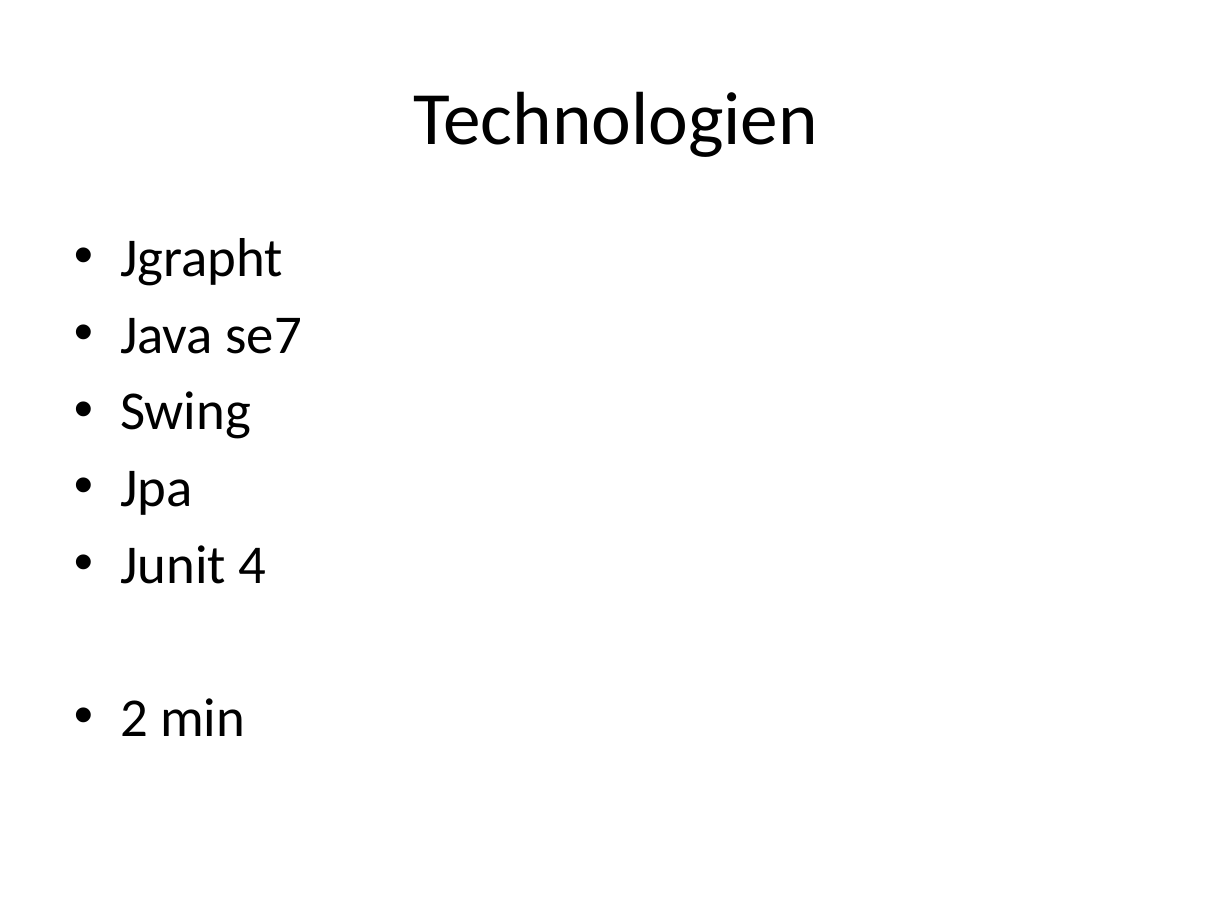
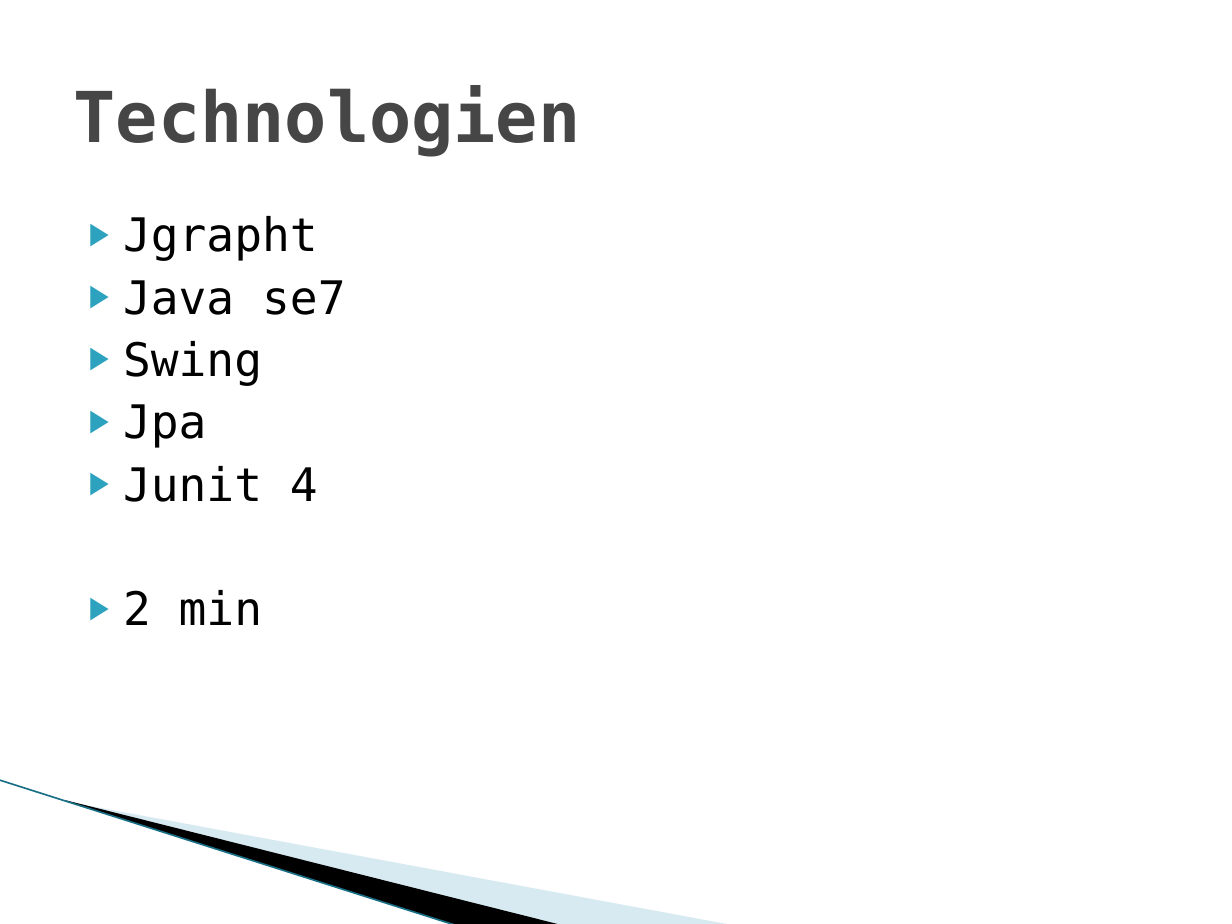
Before and after one commit to adrianbaertschi/TravelPlanner, a slide deck: slide 9 of doc/Travelplaner.pptx (slide 8 before the commit). Drawn at 1232x924 pixels with LibreOffice and Linux fonts; fonts in the diff are those of the drawing; background and template pictures are left out. Boxes give left, top, right and bottom in pixels: in the first picture for what was removed or moved away, otherwise in the second. Text is boxed around its words. In the diff, an @@ line names an element or a change of style, - is before the commit and + after.

```diff
--- a/doc/Travelplaner.pptx
+++ b/doc/Travelplaner.pptx
@@ title "Technologien" at (x1=74, y1=85, x2=581, y2=157): size 44 to 41 pt, font Calibri to DejaVu Sans Mono, text colour #000000 to #464646, bold on; alignment centre to left @@
@@ text "Jgrapht" moved from (x1=120, y1=238, x2=302, y2=736) to (x1=123, y1=216, x2=345, y2=625) @@
@@ text "Jgrapht" at (x1=123, y1=216, x2=345, y2=625): size 32 to 27 pt, font Calibri to DejaVu Sans Mono; bullet • to ▶; less space between paragraphs @@
@@ line added from (0, 780) to (457, 924), #97C5D8 0.95 pt @@
@@ freeform shape added at (x1=65, y1=800, x2=563, y2=924), fill #000000 @@
@@ freeform shape added at (x1=68, y1=801, x2=733, y2=924), fill #A0CBDC at 40% opacity @@
```
Also in this commit, not shown: 5 other slides changed, 4 slides added, 3 slides removed, 2 other files.
